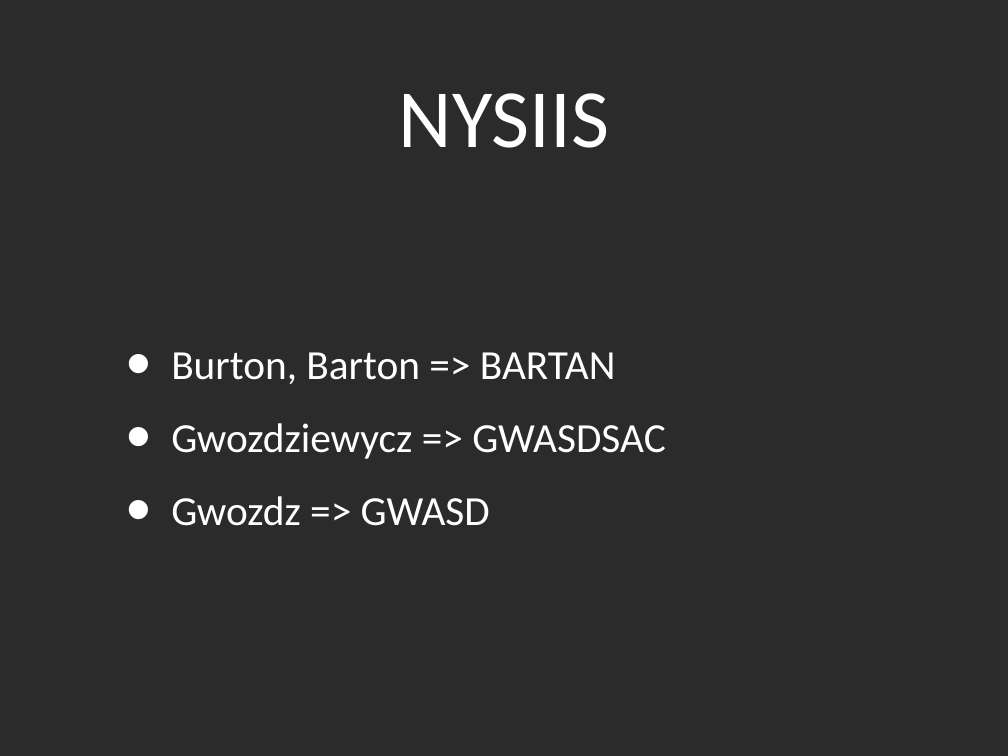
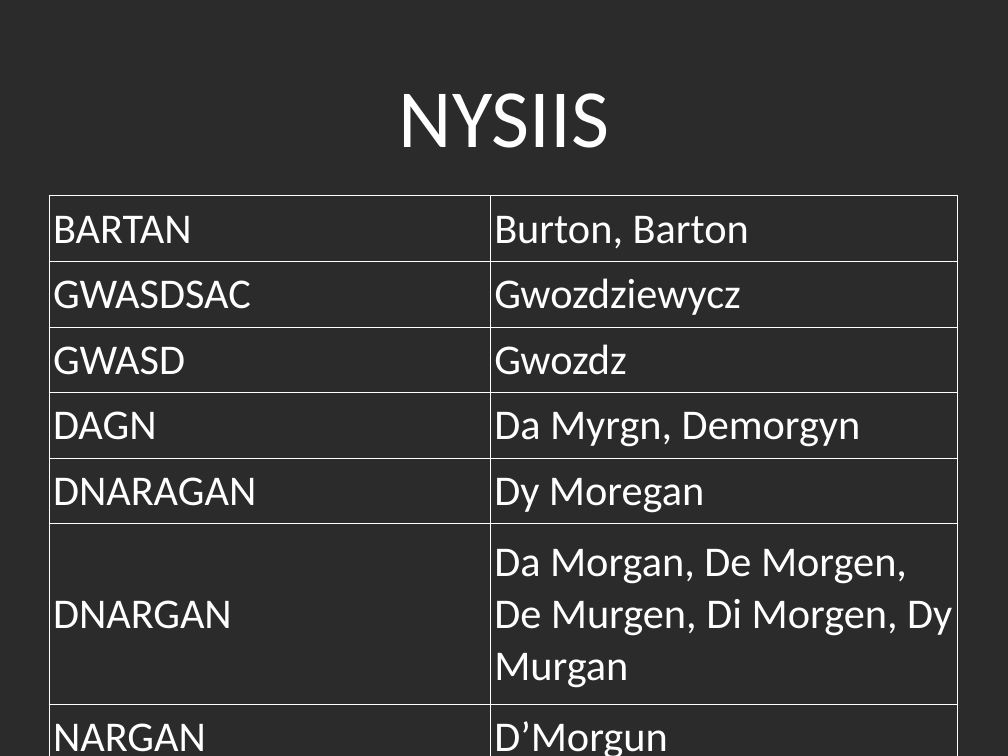
Before and after one commit to kyleburton/fuzzy-string, a slide deck: slide 16 of fuzzy-matching.ppt (slide 50 before the commit). Drawn at 1008x756 pixels with LibreOffice and Linux fonts; fonts in the diff are those of the drawing; background and template pictures are left out; a plain dark background stands for a picture behind light text. Boxes give left, top, right and bottom in pixels: in the first picture for what was removed or moved away, otherwise in the second. Text is boxed around its words. In the diff, an @@ line names an element or a change of style, - is before the commit and + after.

```diff
--- a/fuzzy-matching.ppt
+++ b/fuzzy-matching.ppt
@@ table added at box(49, 196, 958, 756), 7 rows, 2 columns @@
+BARTAN | Burton, Barton
+GWASDSAC | Gwozdziewycz
+GWASD | Gwozdz
+DAGN | Da Myrgn, Demorgyn
+DNARAGAN | Dy Moregan
+DNARGAN | Da Morgan, De Morgen, De Murgen, Di Morgen, Dy Murgan
+NARGAN | D’Morgun
@@ text removed at box(171, 352, 666, 526) @@
-• Burton, Barton => BARTAN
-• Gwozdziewycz => GWASDSAC
-• Gwozdz => GWASD
```
Also in this commit, not shown: 35 other slides changed, 7 slides added, 2 slides removed, 3 other files.
